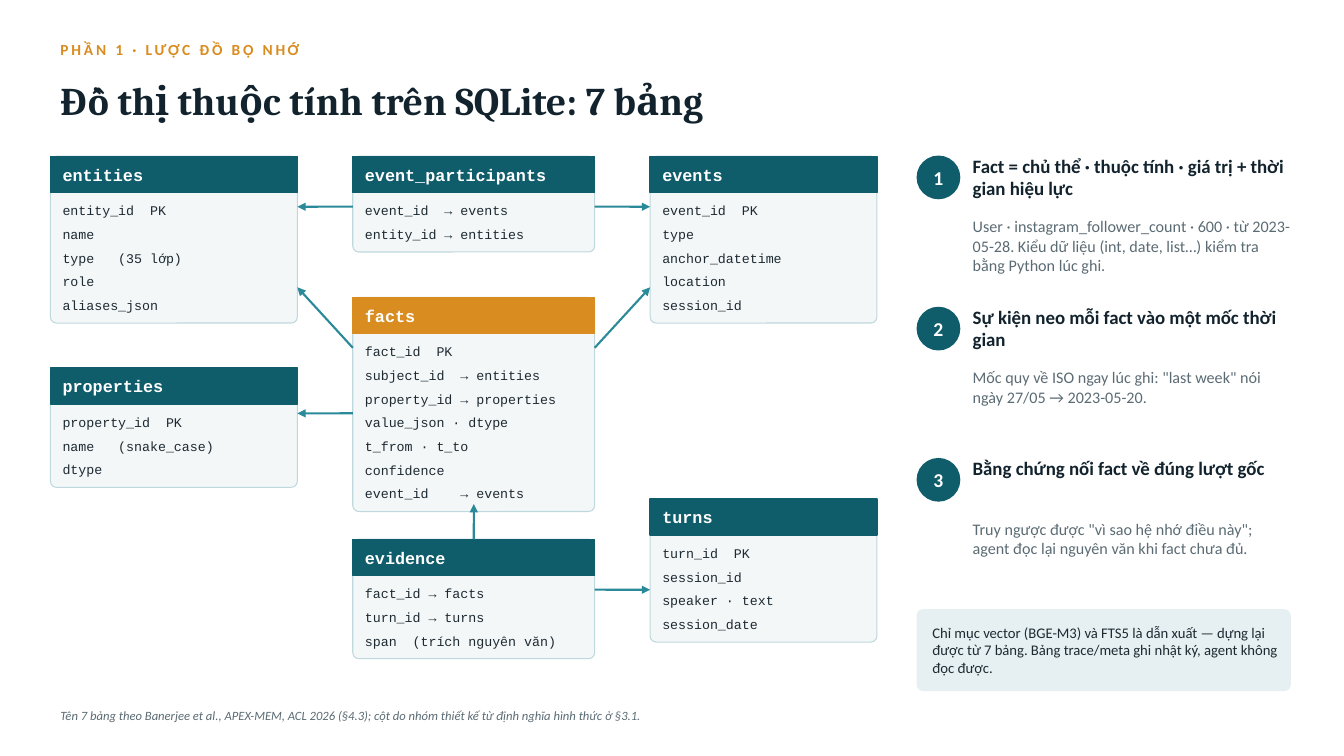
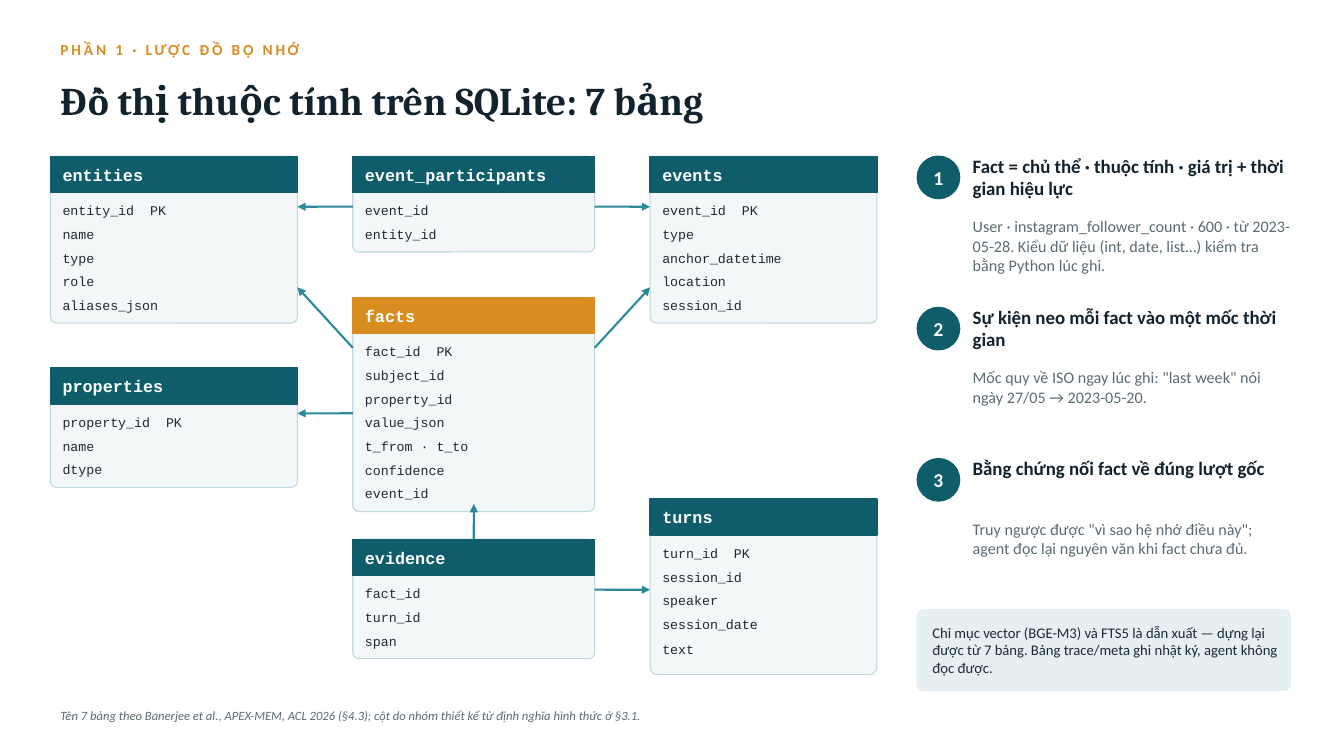
Before and after one commit to Phongdzfk/Samsung-Agent, a slide deck: slide 3 of Tuan 4/bao-cao-tuan4-apexmem.pptx. Drawn at 1344x756 pixels with LibreOffice and Linux fonts; fonts in the diff are those of the drawing. Boxes give left, top, right and bottom in pixels: in the first picture for what was removed or moved away, otherwise in the second. Text is boxed around its words. In the diff, an @@ line names an element or a change of style, - is before the commit and + after.

Commit message:
update slide

```diff
--- a/Tuan 4/bao-cao-tuan4-apexmem.pptx
+++ b/Tuan 4/bao-cao-tuan4-apexmem.pptx
@@ text at <box>365,206,429,217</box>: text changed @@
-event_id → events
+event_id
@@ text at <box>365,229,437,242</box>: text changed @@
-entity_id → entities
+entity_id
@@ text at <box>63,254,95,266</box>: text changed @@
-type (35 lớp)
+type
@@ text at <box>365,371,445,383</box>: text changed @@
-subject_id → entities
+subject_id
@@ text at <box>365,394,453,407</box>: text changed @@
-property_id → properties
+property_id
@@ text at <box>365,418,445,430</box>: text changed @@
-value_json · dtype
+value_json
@@ text at <box>63,444,95,451</box>: text changed @@
-name (snake_case)
+name
@@ text at <box>365,489,429,500</box>: text changed @@
-event_id → events
+event_id
@@ rounded rectangle: place and size @@
-rounded rectangle at <box>650,499,877,642</box>
+rounded rectangle at <box>650,499,877,675</box>
@@ text at <box>365,589,421,600</box>: text changed @@
-fact_id → facts
+fact_id
@@ text at <box>662,596,718,608</box>: text changed @@
-speaker · text
+speaker
@@ text at <box>365,612,421,624</box>: text changed @@
-turn_id → turns
+turn_id
@@ text at <box>365,639,397,649</box>: text changed @@
-span (trích nguyên văn)
+span
@@ text added at <box>662,645,694,654</box>, 9.5 pt, text #1E2A32 @@
+text
```
Also in this commit, not shown: 8 other slides changed, 1 other file.
